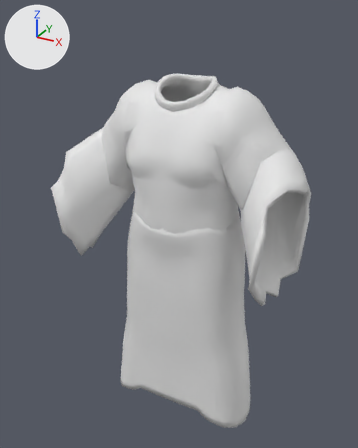
A saved change to the FBX model unity/Assets/Art/Chars/Garments/devote_royal.fbx.
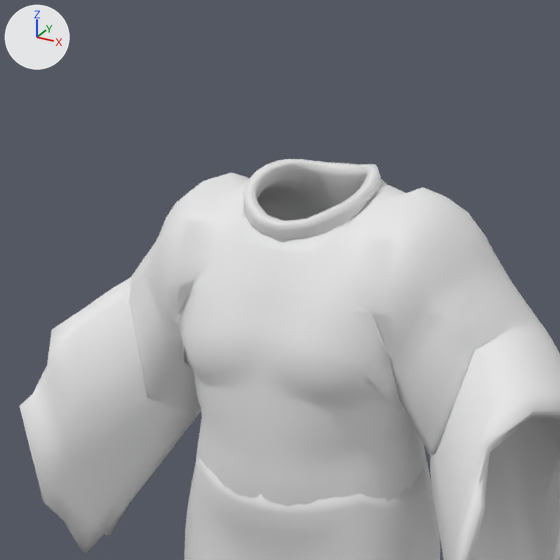
There are two pictures of each version: one whole from a 50 mm lens placed at (0.851, -1.633, 1.692), pointed at (-0.016, -0.057, 0.904), one close up on the part from 12% to 84% of the width and 0% to 58% of the height. Lighting does not change. The marker at upper left points along +X, +Y and +Z. The first two pictures are the older version.

Objects in the first close-up: 'garment_devote_royal'.
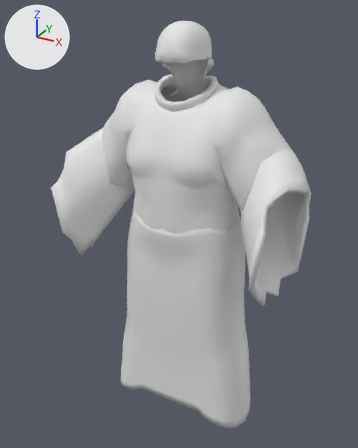
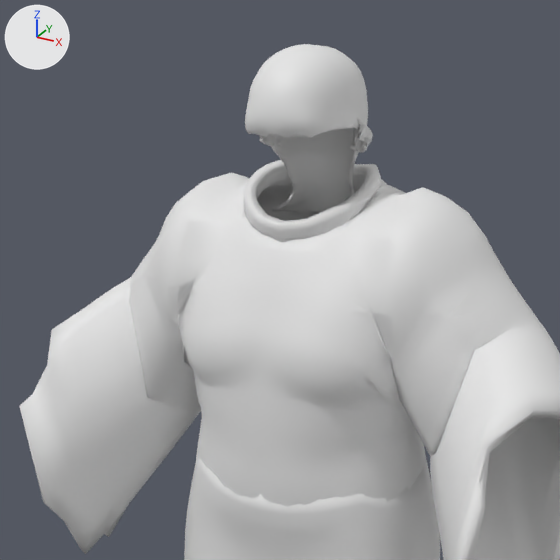
Changed parts and their boxes [x1, y1, x2, y2] in the close-ups (560 x 560 px):
```json
{"object": "garment_devote_royal", "change": "reshaped", "before": [20, 159, 560, 560], "after": [20, 44, 560, 560]}
{"part": 1, "of": "me_garment_devote_royal", "change": "added", "after": [245, 44, 373, 214]}
```

Edits to the scene script, one JSON object a line:
```json
{"op": "add", "block": "mat_hair", "code": ["mat_hair = principled_material('hair')", "mat_hair.base_color = (0.8, 0.8, 0.8)  # white #e7e7e7"]}
{"block": "me_garment_devote_royal", "where": "# used by ob_garment_devote_royal; location = (0.0, 0.0, 0.0)"}
{"op": "remove", "block": "me_garment_devote_royal", "code": "me_garment_devote_royal.from_pydata(...)  # 4464 vertices, 4470 faces; spans x -0.486..0.486, y -0.323..0.167, z 0.041..1.463"}
{"op": "add", "block": "me_garment_devote_royal", "code": "me_garment_devote_royal.from_pydata(...)  # 7154 vertices, 7170 faces; spans x -0.486..0.486, y -0.323..0.167, z 0.041..1.648"}
{"block": "me_garment_devote_royal", "change": "me_garment_devote_royal part 1: a new loose piece of 2174 vertices spanning x -0.105..0.105, y -0.163..0.062, z 1.372..1.648, in mat_hair (white #e7e7e7)"}
{"block": "me_garment_devote_royal", "change": "other edits to the shape of me_garment_devote_royal do not show in these pictures"}
{"op": "add", "block": "me_garment_devote_royal", "code": "me_garment_devote_royal.materials.append(mat_hair)  # white #e7e7e7"}
```
